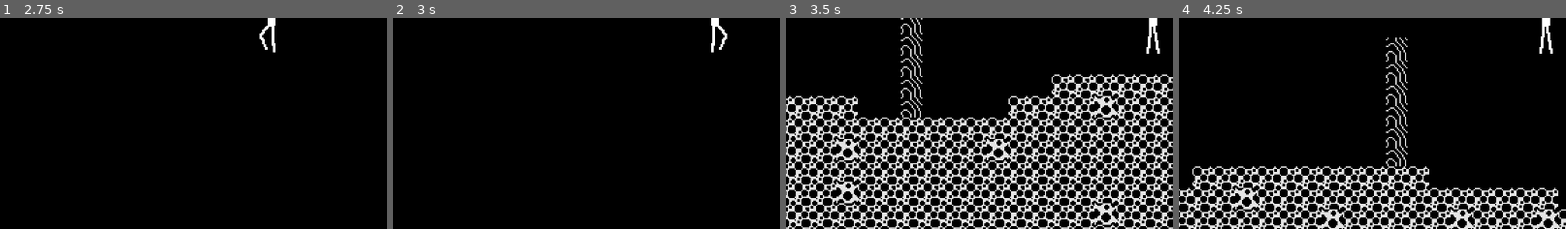
Above: before the commit, frames 1-4 (left to right).
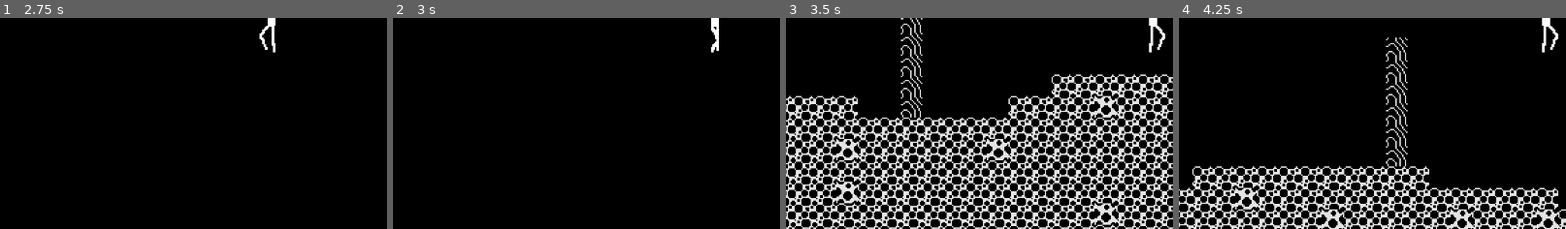
Above: after the commit, the same moments.

Repository: KirstenMayland/color2Dmetroidvania
Game: Godot game, scene res://level_1.tscn
Two runs of this game, one before a commit and one after it. Both use one fixed random seed, a clock stepped at 60 frames per second and the inputs below.
Inputs:
- Up to frame 1 (2.75 s): tap Enter at 0.5 s; hold D (move_right) 0.53-2.03 s; tap Space (jump) at 0.77, 1.52 s; hold A (move_left) from 2.03 s (still down)
- Up to frame 2 (3 s): release A (move_left) at 2.78 s; hold D (move_right) from 2.78 s (still down)
- Up to frame 3 (3.5 s): keep holding D (move_right); tap Space (jump) at 3.02 s
- Up to frame 4 (4.25 s): keep holding D (move_right); tap Space (jump) at 3.77 s
The pictures show only the part of the screen within x 3-53%, y 49-99%; the shares and areas given below are measured in that part.

Frame 1 is identical in both runs. In frame 2, 0.3% of the frame differs, in the area x 82-87%, y 3-16%; in frame 3, 0.4%, in the area x 92-98%, y 3-17%; in frame 4, 0.4%.

Commit message:
door animation works

Diff:
--- a/door.tscn
+++ b/door.tscn
@@ -3,7 +3,7 @@
 [ext_resource type="Texture2D" uid="uid://dnk7npyn4mro7" path="res://Background/1bitTilemap.png" id="1_5074y"]
 
 [sub_resource type="RectangleShape2D" id="RectangleShape2D_vcad6"]
-size = Vector2(16, 16)
+size = Vector2(12, 16)
 
 [sub_resource type="AtlasTexture" id="AtlasTexture_vd4p2"]
 atlas = ExtResource("1_5074y")
--- a/global.gd
+++ b/global.gd
@@ -1,5 +1,6 @@
 extends Node
 
+# ---------------------position---------------------------
 
 var saved_pos_x = 10
 var saved_pos_y = 10
@@ -13,3 +14,13 @@
 
 func get_saved_y():
 	return saved_pos_y
+
+# ---------------------door---------------------------
+
+var in_door = false
+
+func set_in_door(state):
+	in_door = state
+
+func get_in_door():
+	return in_door
--- a/level_2.gd
+++ b/level_2.gd
@@ -1,5 +1,4 @@
 extends Node2D
-
 
 # Called when the node enters the scene tree for the first time.
 func _ready():
@@ -8,14 +7,11 @@
 
 # Called every frame. 'delta' is the elapsed time since the previous frame.
 func _process(delta):
-	#print($Player.position.x)
-	pass
-
+	if Global.get_in_door():
+		$Player/AnimatedSprite2D.play("door_enter")
+		await get_tree().create_timer($Player/AnimatedSprite2D.get_playing_speed()).timeout
+		get_tree().change_scene_to_file("res://level_1.tscn")
 
 func _on_door_body_entered(body):
-	print("entered")
 	if body == $Player:
-		print("hi")
-		$Player/AnimatedSprite2D.play("door_enter")
-		get_tree().change_scene_to_file("res://level_1.tscn")
-		print("why")
+		Global.set_in_door(true)
--- a/player.gd
+++ b/player.gd
@@ -31,18 +31,20 @@
 func move():
 	var direction = Input.get_axis("move_left", "move_right")
 
-	# if moving
-	if direction:
-		velocity.x = direction * SPEED
-		$AnimatedSprite2D.play("walk")
-		change_direction(direction)
+	# if allowed to run
+	if not Global.get_in_door():
+		# if moving
+		if direction:
+			velocity.x = direction * SPEED
+			$AnimatedSprite2D.play("walk")
+			change_direction(direction)
 
-	# if stopped/stopping
-	else:
-		$AnimatedSprite2D.play("idle")
-		velocity.x = move_toward(velocity.x, 0, SPEED / 2)  # stop mechanism, how quickly it slows
+		# if stopped/stopping
+		else:
+			$AnimatedSprite2D.play("idle")
+			velocity.x = move_toward(velocity.x, 0, SPEED / 2)  # stop mechanism, how quickly it slows
 
-	move_and_slide()
+		move_and_slide()
 
 
 # ---------------------change_direction---------------------------
@@ -52,3 +54,8 @@
 		get_node("AnimatedSprite2D").set_flip_h(false)
 	elif direction < 0:
 		get_node("AnimatedSprite2D").set_flip_h(true)
+
+
+# ---------------------door---------------------------
+func door():
+	$AnimatedSprite2D.play("door_enter")
--- a/player.tscn
+++ b/player.tscn
@@ -44,7 +44,7 @@
 "duration": 1.0,
 "texture": ExtResource("9_g32ke")
 }],
-"loop": true,
+"loop": false,
 "name": &"door_enter",
 "speed": 8.0
 }, {
@@ -80,8 +80,7 @@
 
 [node name="AnimatedSprite2D" type="AnimatedSprite2D" parent="."]
 sprite_frames = SubResource("SpriteFrames_fs3e2")
-animation = &"walk"
-frame_progress = 0.302231
+animation = &"door_enter"
 
 [node name="Camera2D" type="Camera2D" parent="."]
 zoom = Vector2(2, 2)
Not shown, changed: TODO.txt
